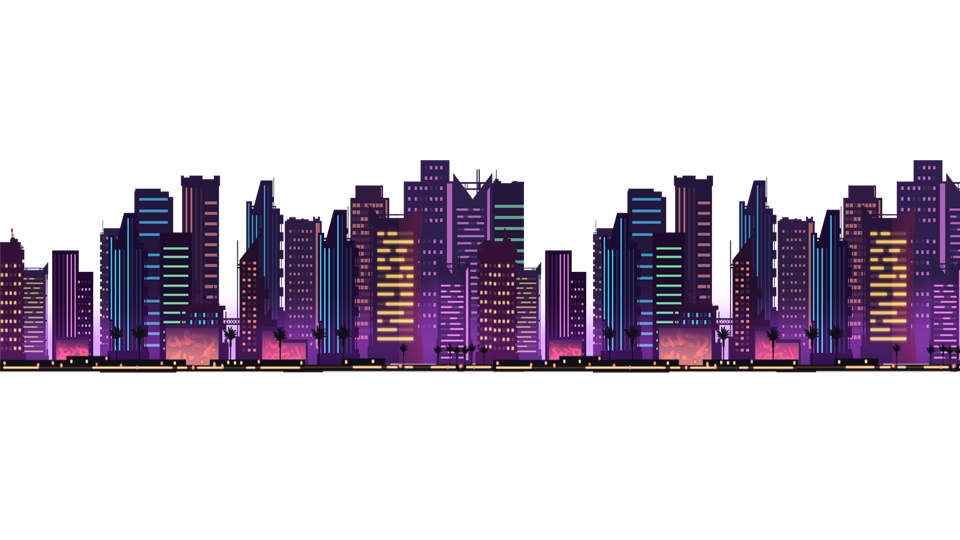
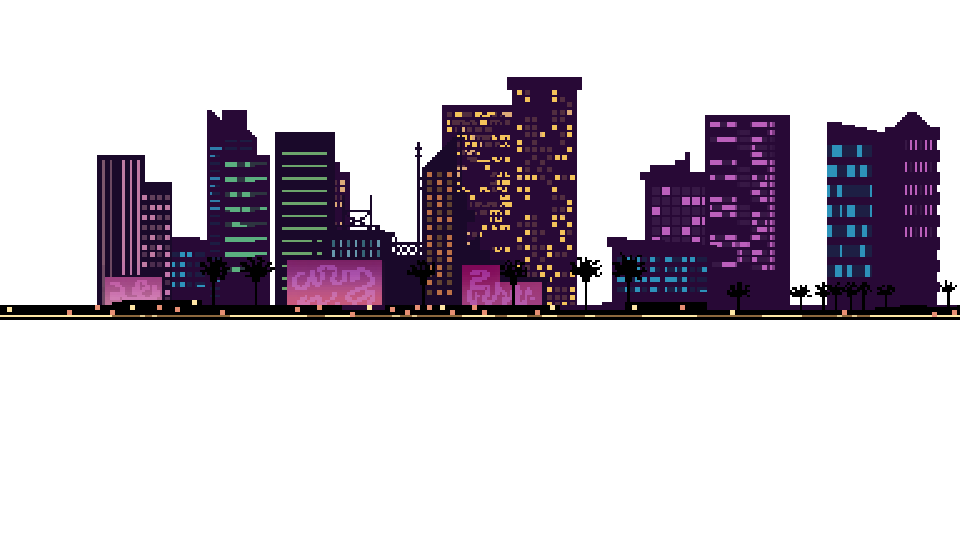
Comparing the layer stacks of the two w=960, h=540 images. Changes:
removed layer "图层 1" over [0, 160, 960, 373]
added layer "图层 3" above "已插入图像" over [0, 252, 960, 320]
added layer "已插入图像" (1st of 2) above "已插入图像" over [0, 115, 960, 320]
added layer "已插入图像" (2nd of 2) over [0, 77, 960, 320]
